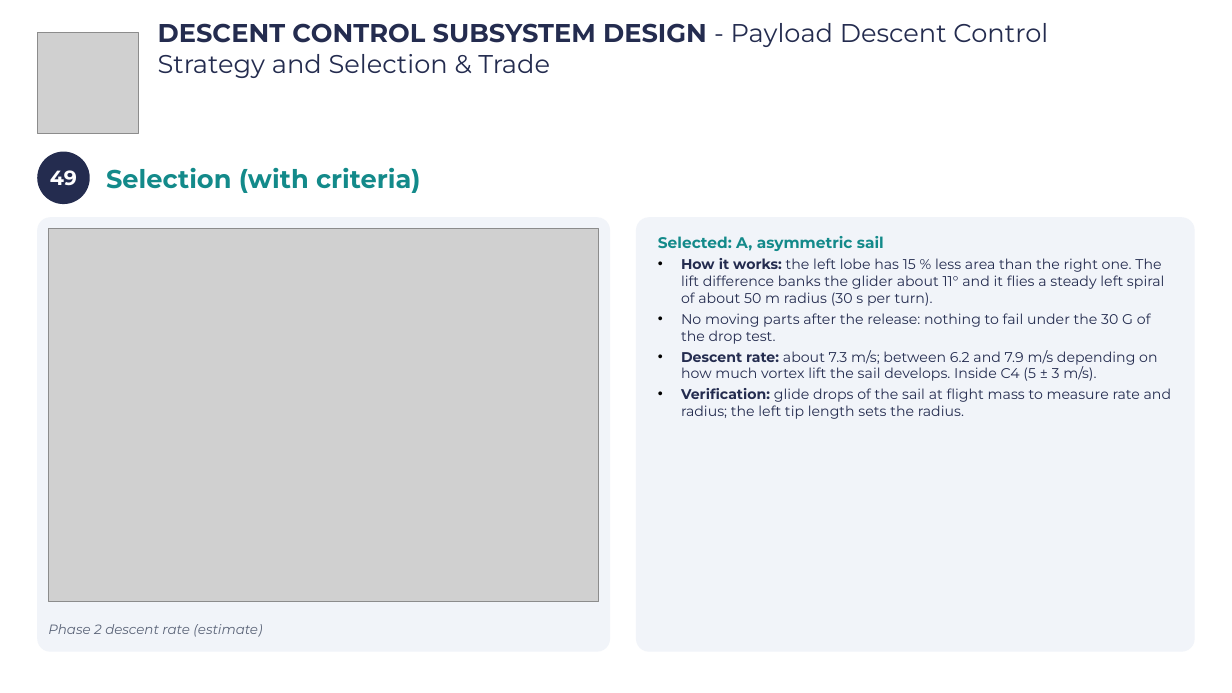
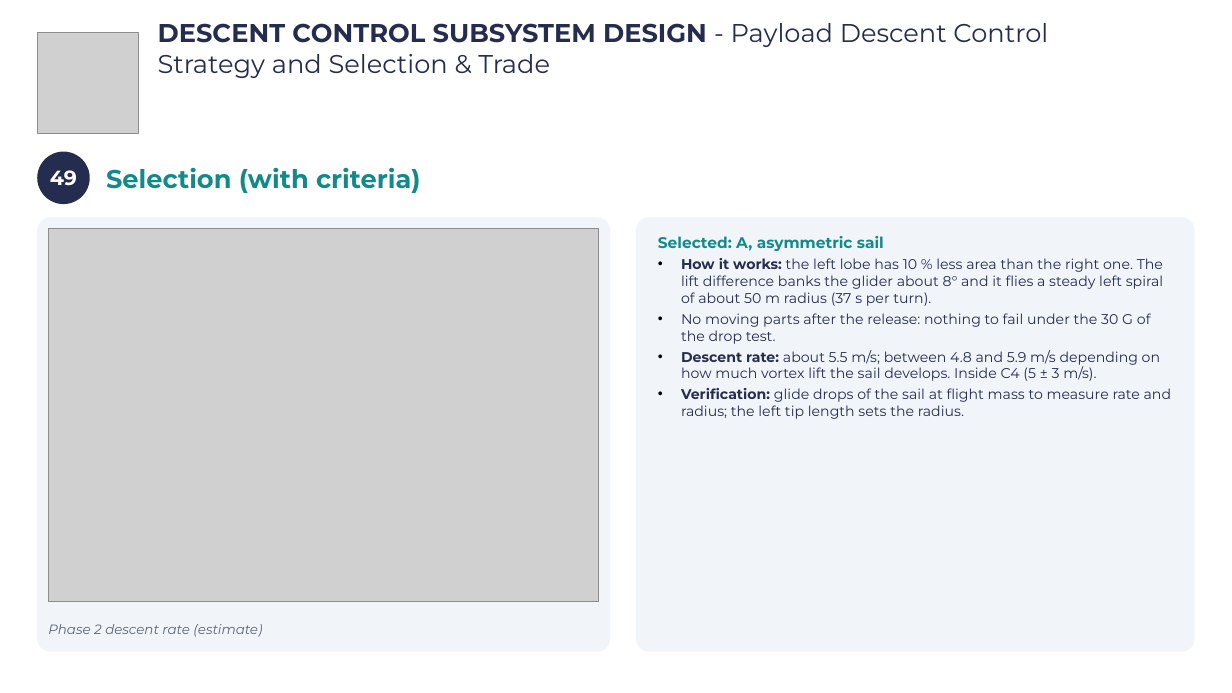
Before and after one commit to Caetano18/proyecto, a slide deck: slide 52 of cansat_pdr/laminas_plantilla/CanSat_PDR_Hermes_V2.pptx. Drawn at 1232x693 pixels with LibreOffice and Linux fonts; fonts in the diff are those of the drawing; grey boxes stand for pictures; background and template pictures are left out. Boxes give left, top, right and bottom in pixels: in the first picture for what was removed or moved away, otherwise in the second. Text is boxed around its words. In the diff, an @@ line names an element or a change of style, - is before the commit and + after.

```diff
--- a/cansat_pdr/laminas_plantilla/CanSat_PDR_Hermes_V2.pptx
+++ b/cansat_pdr/laminas_plantilla/CanSat_PDR_Hermes_V2.pptx
@@ text in rounded rectangle at <box>681,258,1163,306</box>: text changed @@
-• How it works: the left lobe has 15 % less area than the right one. The lift difference banks the glider about 11° and it flies a steady left spiral of about 50 m radius (30 s per turn).
+• How it works: the left lobe has 10 % less area than the right one. The lift difference banks the glider about 8° and it flies a steady left spiral of about 50 m radius (37 s per turn).
@@ text in rounded rectangle at <box>681,350,1160,381</box>: text changed @@
-• Descent rate: about 7.3 m/s; between 6.2 and 7.9 m/s depending on how much vortex lift the sail develops. Inside C4 (5 ± 3 m/s).
+• Descent rate: about 5.5 m/s; between 4.8 and 5.9 m/s depending on how much vortex lift the sail develops. Inside C4 (5 ± 3 m/s).
```
Also in this commit, not shown: 12 other slides changed, 33 other files.
